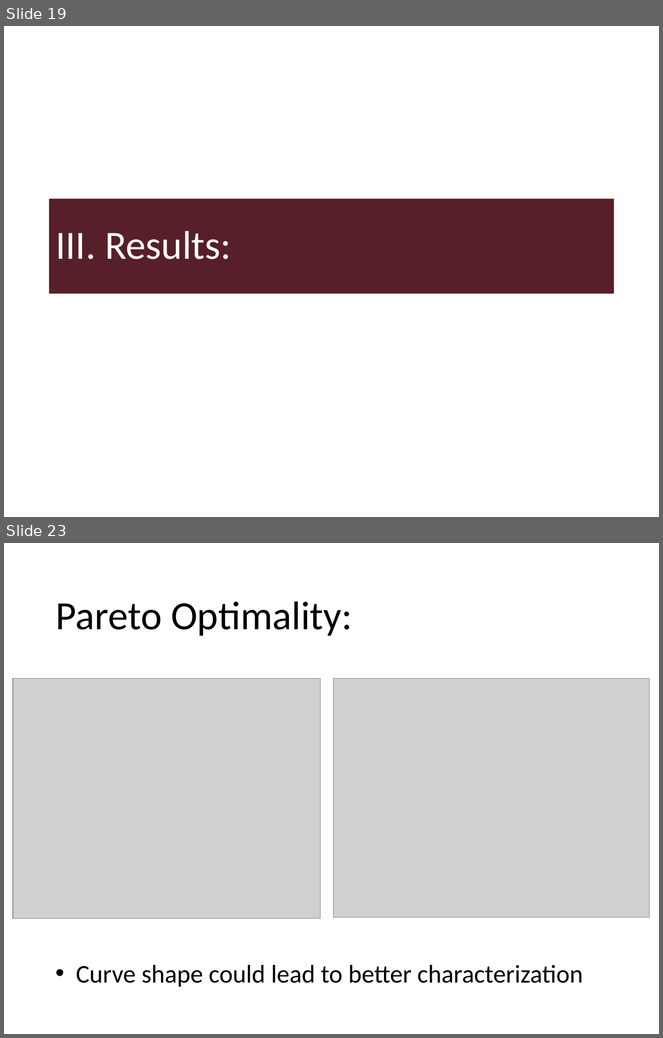
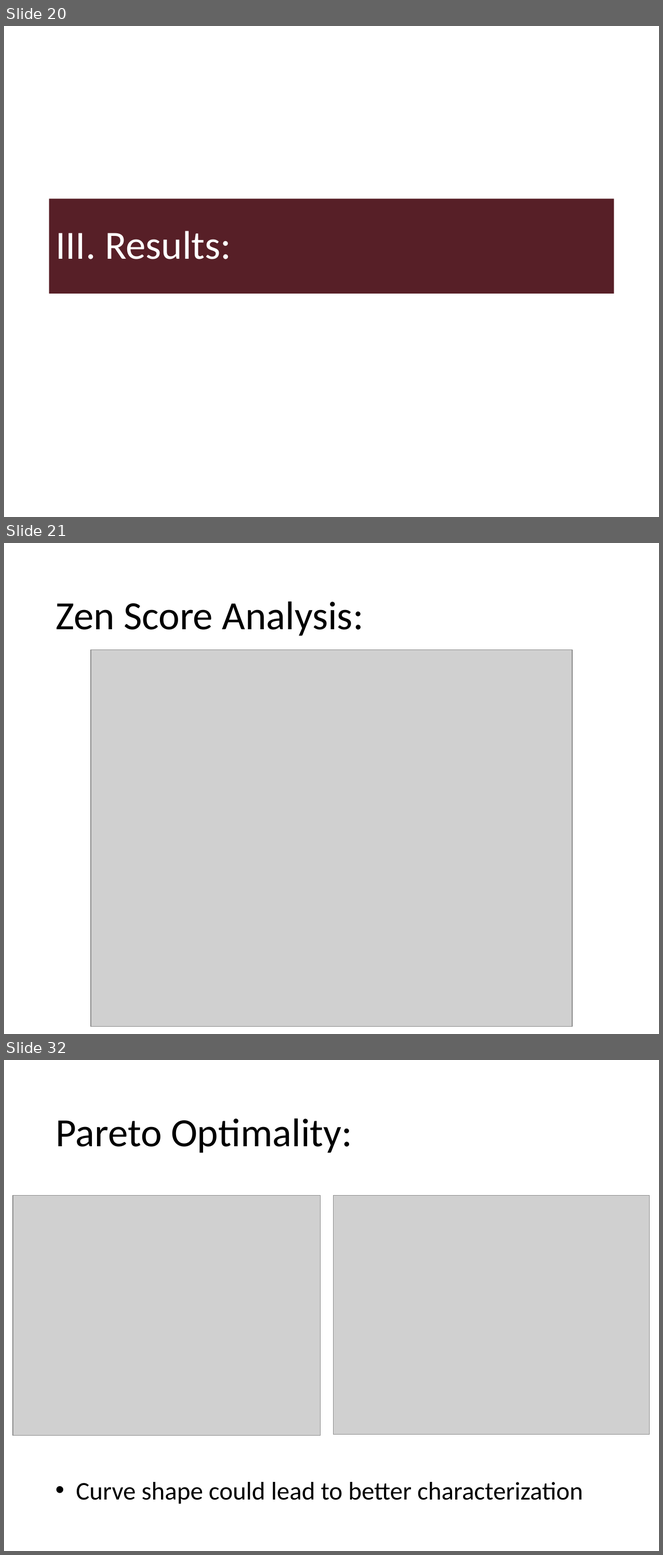
Before and after one commit to Jay-Lewis/ZenRouting, a slide deck: Presentation/SRW Presentation.pptx. Shown one above the other, each under a label of ours: slides 19 and 23 before the commit, slides 20, 21 and 32 after it; the slides between them are not shown. The pictures are 663x1038 and 663x1555 pixels, drawn with LibreOffice and Linux fonts; fonts in the diff are those of the drawing; grey boxes stand for pictures; background and template pictures are left out. Boxes give left, top, right and bottom in pixels: in the first picture for what was removed or moved away, otherwise in the second. Text is boxed around its words. In the diff, an @@ line names an element or a change of style, - is before the commit and + after.

```diff
--- a/Presentation/SRW Presentation.pptx
+++ b/Presentation/SRW Presentation.pptx
@@ slide 21 added at (4,543,659,1034), background #FFFFFF @@
@@ title added at (55,601,364,636), 44 pt, text #000000 @@
+Zen Score Analysis:
@@ picture added at (90,650,572,1027) @@
@@ what was slide 19 is now slide 20 @@
@@ what was slide 23 is now slide 32 @@
```
Also in this commit, not shown: 3 slides changed, 7 other slides added, 7 other files.
